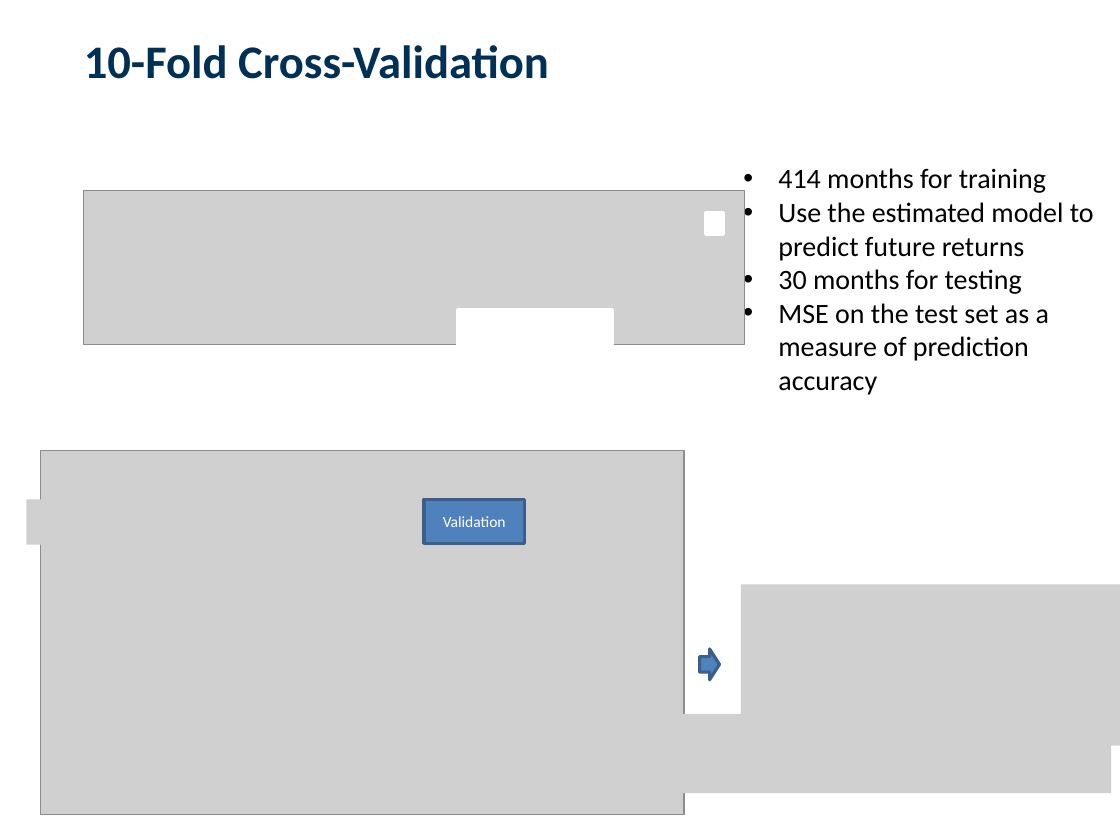
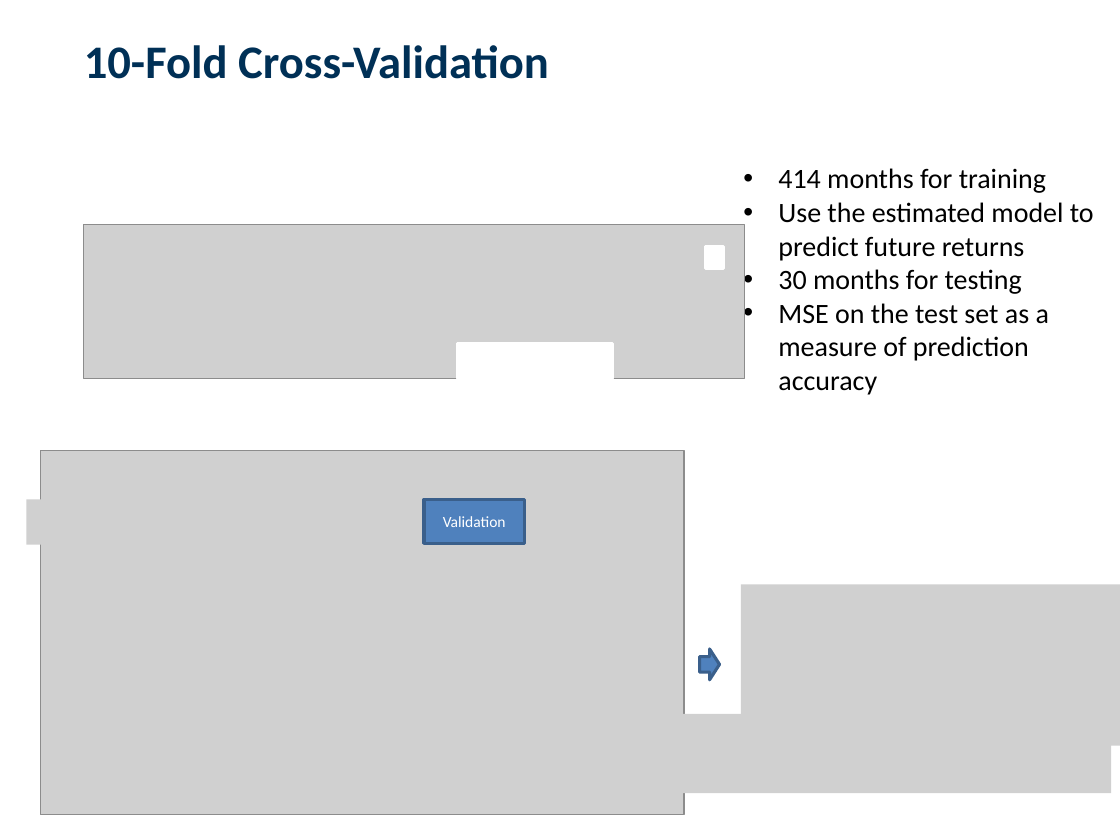
Before and after one commit to paveles/Machine_Learning_and_Equity_Index_Returns, a slide deck: slide 11 of reports/MachineLearning_StockMarketReturns_short.pptx (slide 5 before the commit). Drawn at 1120x840 pixels with LibreOffice and Linux fonts; fonts in the diff are those of the drawing; grey boxes stand for pictures; background and template pictures are left out. Boxes give left, top, right and bottom in pixels: in the first picture for what was removed or moved away, otherwise in the second. Text is boxed around its words. In the diff, an @@ line names an element or a change of style, - is before the commit and + after.

```diff
--- a/reports/MachineLearning_StockMarketReturns_short.pptx
+++ b/reports/MachineLearning_StockMarketReturns_short.pptx
@@ 2 rectangles, 1 picture: place and size @@
-2 rectangles, 1 picture at box(84, 190, 745, 344)
+2 rectangles, 1 picture at box(84, 225, 745, 379)
```
Also in this commit, not shown: 5 other slides changed, 3 slides added, 1 slide removed, 2 other files.
